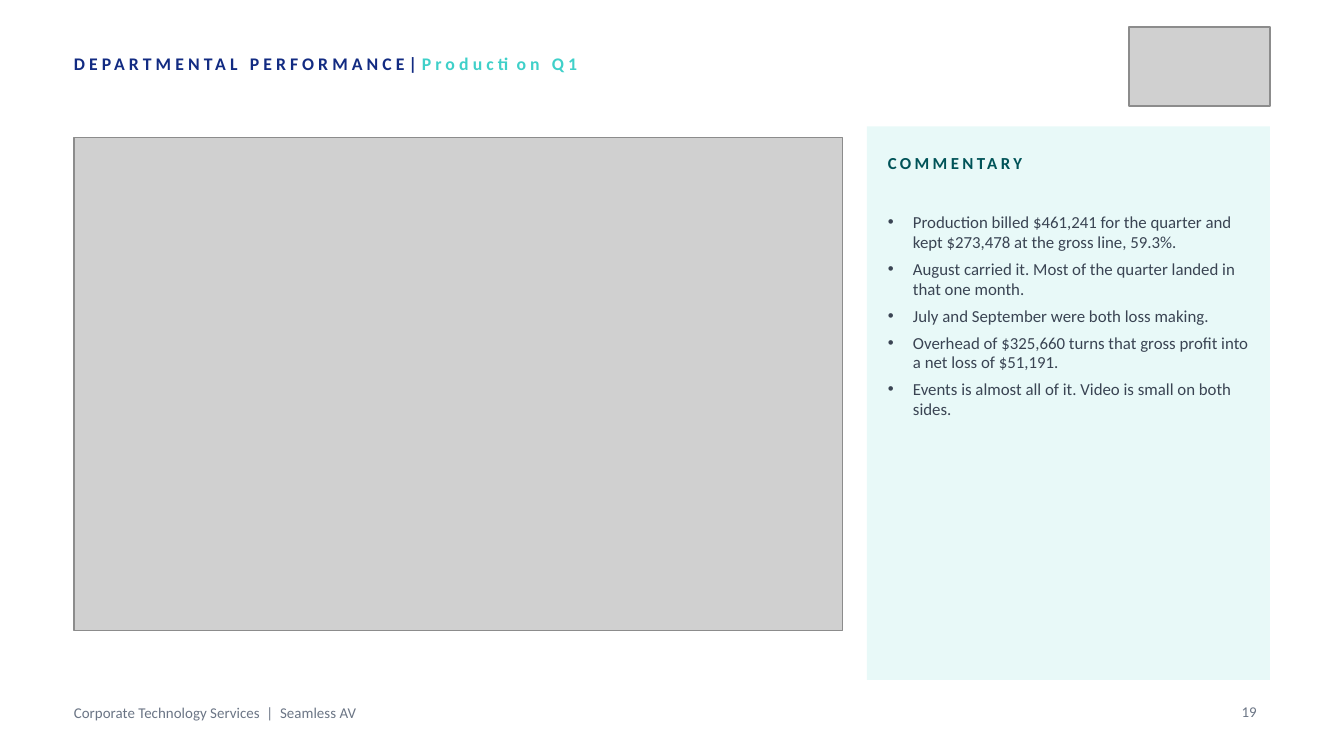
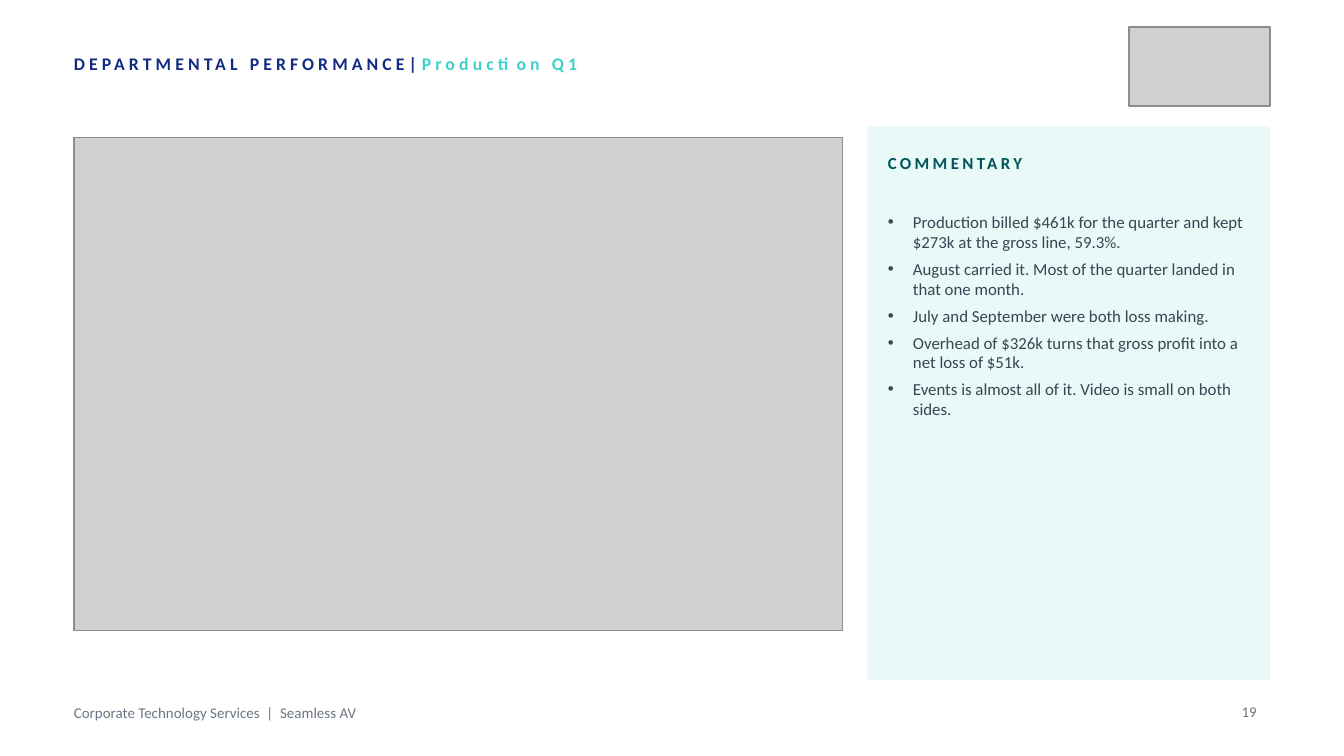
Before and after one commit to WesleyNelson-O33/Claude, a slide deck: slide 19 of deck/CTS Quarterly Business Review - Q1 FY2027.pptx. Drawn at 1344x756 pixels with LibreOffice and Linux fonts; fonts in the diff are those of the drawing; grey boxes stand for pictures. Boxes give left, top, right and bottom in pixels: in the first picture for what was removed or moved away, otherwise in the second. Text is boxed around its words. In the diff, an @@ line names an element or a change of style, - is before the commit and + after.

```diff
--- a/deck/CTS Quarterly Business Review - Q1 FY2027.pptx
+++ b/deck/CTS Quarterly Business Review - Q1 FY2027.pptx
@@ text at bbox=[913, 216, 1243, 251]: text changed @@
-• Production billed $461,241 for the quarter and kept $273,478 at the gross line, 59.3%.
+• Production billed $461k for the quarter and kept $273k at the gross line, 59.3%.
@@ text at bbox=[913, 337, 1238, 370]: text changed @@
-• Overhead of $325,660 turns that gross profit into a net loss of $51,191.
+• Overhead of $326k turns that gross profit into a net loss of $51k.
```
Also in this commit, not shown: 11 other slides changed, 4 other files.
